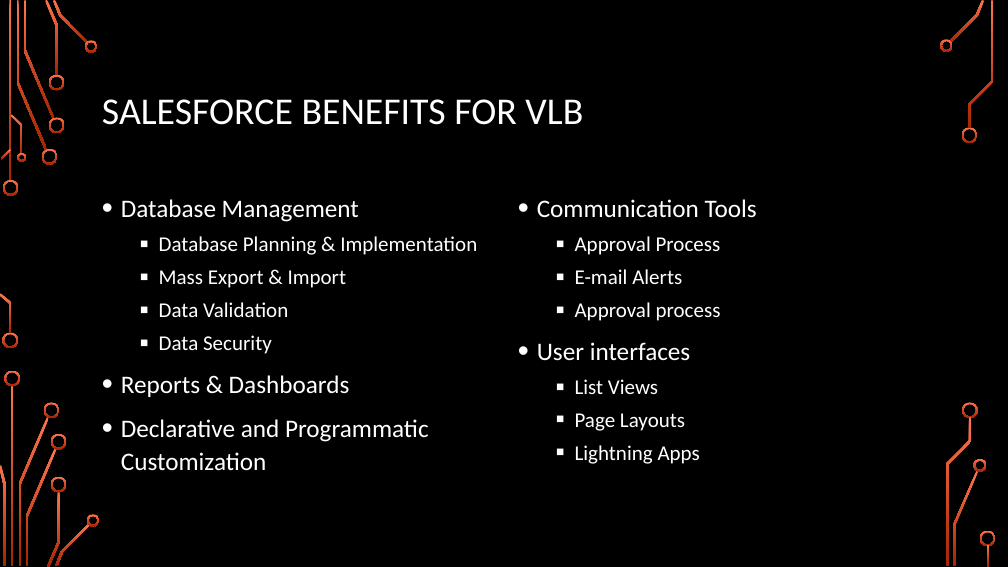
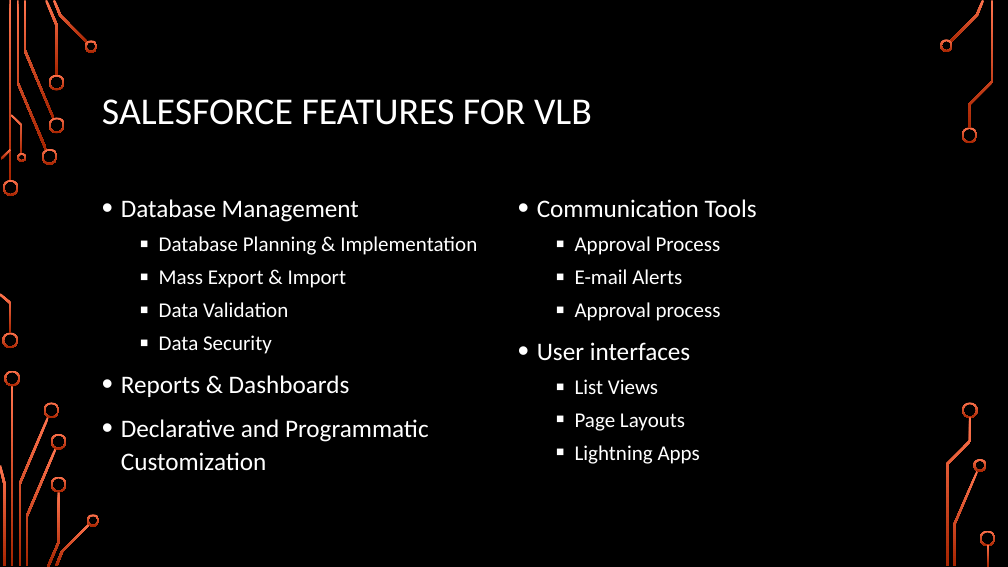
Before and after one commit to RevatureSFNTraining/Project0_Inferno, a slide deck: slide 4 of Project 0 Presentation - IE.pptx (slide 3 before the commit). Drawn at 1008x567 pixels with LibreOffice and Linux fonts; fonts in the diff are those of the drawing; background and template pictures are left out. Boxes give left, top, right and bottom in pixels: in the first picture for what was removed or moved away, otherwise in the second. Text is boxed around its words. In the diff, an @@ line names an element or a change of style, - is before the commit and + after.

```diff
--- a/Project 0 Presentation - IE.pptx
+++ b/Project 0 Presentation - IE.pptx
@@ title at [102, 99, 592, 125]: text changed @@
-SALESFORCE BENEFITS FOR VLB
+SALESFORCE FEATURES FOR VLB
```
Also in this commit, not shown: 1 slide added.
